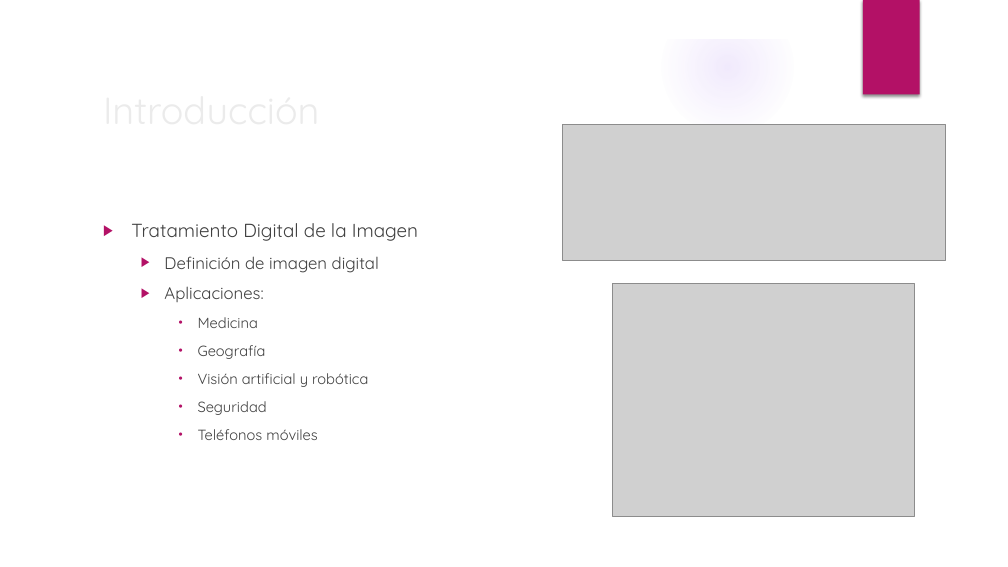
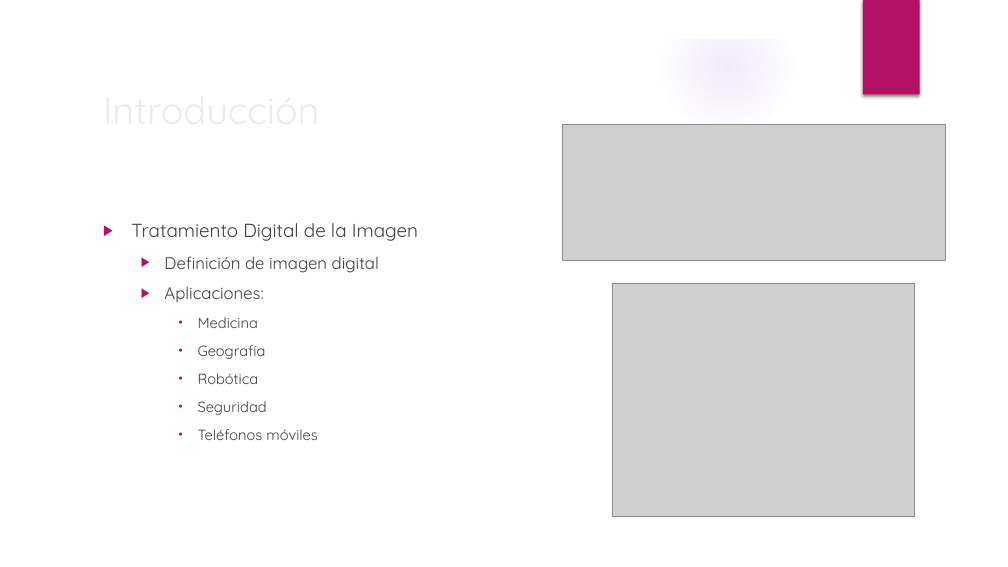
Before and after one commit to RoboticsLabURJC/2019-tfg-ana-cuevas, a slide deck: slide 3 of memoria/Presentacion.pptx. Drawn at 1008x567 pixels with LibreOffice and Linux fonts; fonts in the diff are those of the drawing; grey boxes stand for pictures; background and template pictures are left out. Boxes give left, top, right and bottom in pixels: in the first picture for what was removed or moved away, otherwise in the second. Text is boxed around its words. In the diff, an @@ line names an element or a change of style, - is before the commit and + after.

```diff
--- a/memoria/Presentacion.pptx
+++ b/memoria/Presentacion.pptx
@@ text at box(198, 373, 259, 384): text changed @@
-    • Visión artificial y robótica
+    • Robótica
```
Also in this commit, not shown: 4 other slides changed, 11 other files.
